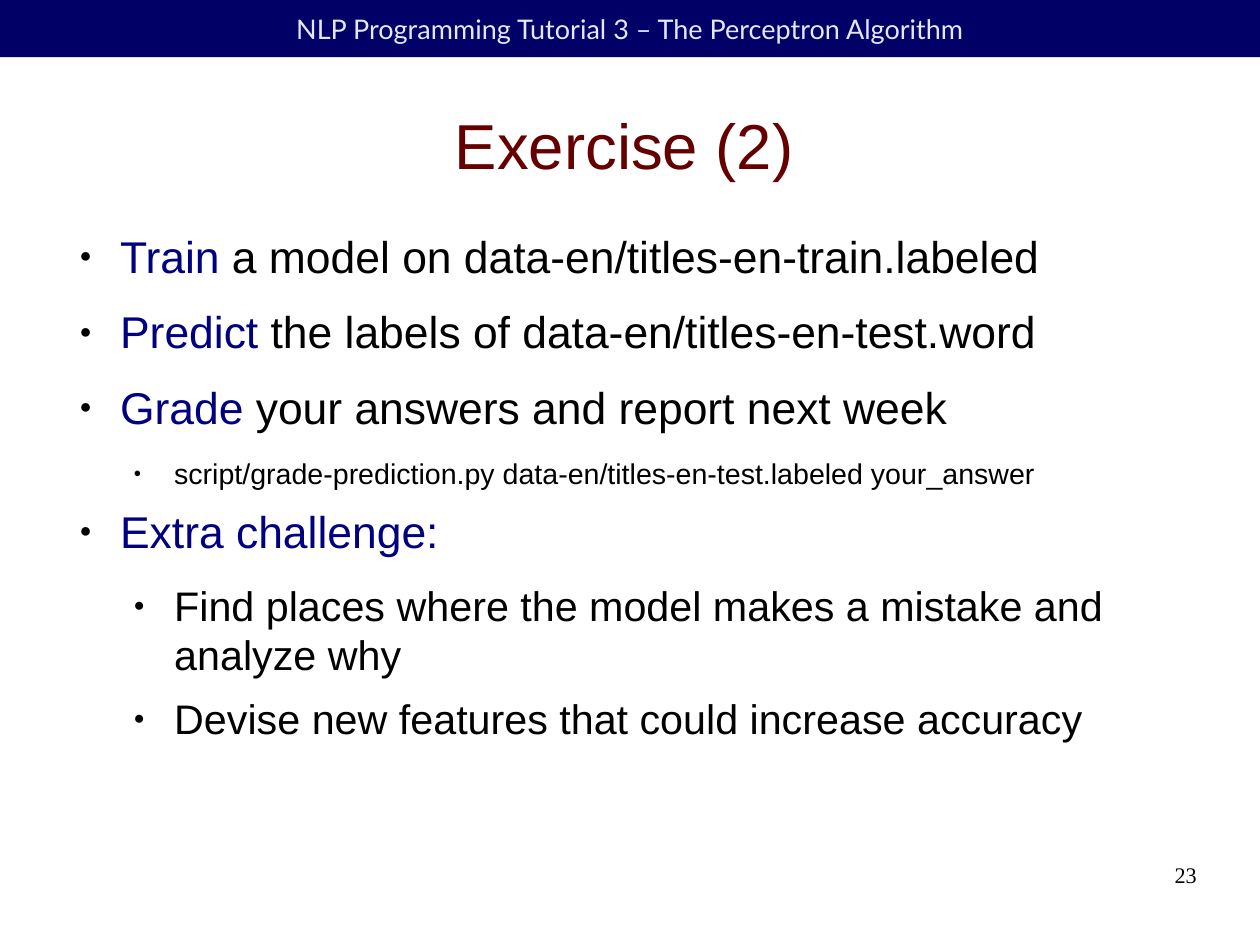
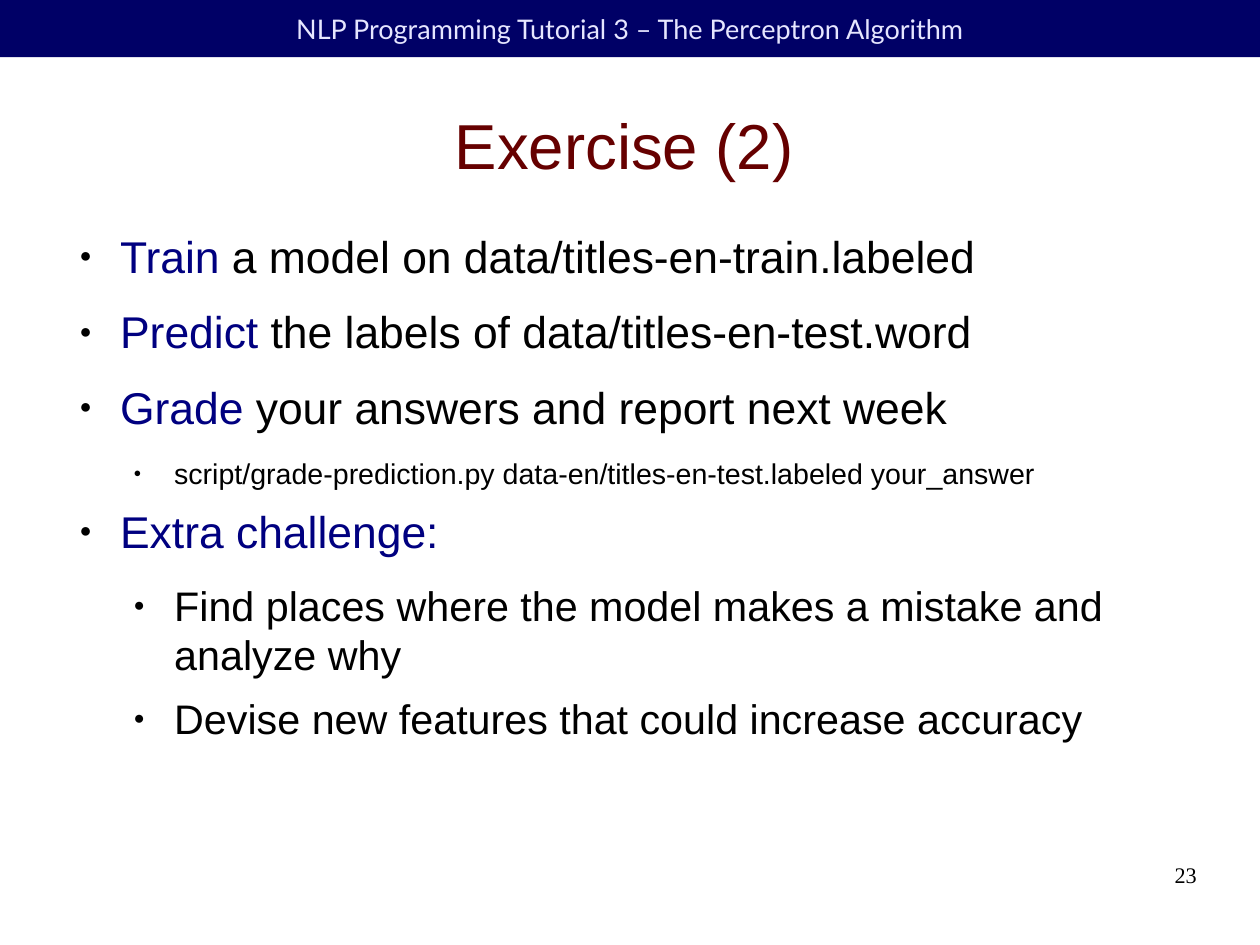
Before and after one commit to duffrind/nlppractice, a slide deck: slide 23 of download/05-perceptron/nlp-programming-en-05-perceptron.odp. Drawn at 1260x945 pixels with LibreOffice and Linux fonts; fonts in the diff are those of the drawing; background and template pictures are left out. Boxes give left, top, right and bottom in pixels: in the first picture for what was removed or moved away, otherwise in the second. Text is boxed around its words. In the diff, an @@ line names an element or a change of style, - is before the commit and + after.

```diff
--- a/download/05-perceptron/nlp-programming-en-05-perceptron.odp
+++ b/download/05-perceptron/nlp-programming-en-05-perceptron.odp
@@ text at box(120, 240, 975, 349): text changed @@
-● Train a model on data-en/titles-en-train.labeled
-● Predict the labels of data-en/titles-en-test.word
+● Train a model on data/titles-en-train.labeled
+● Predict the labels of data/titles-en-test.word
```
Also in this commit, not shown: 1 other slide changed, 3 other files.
